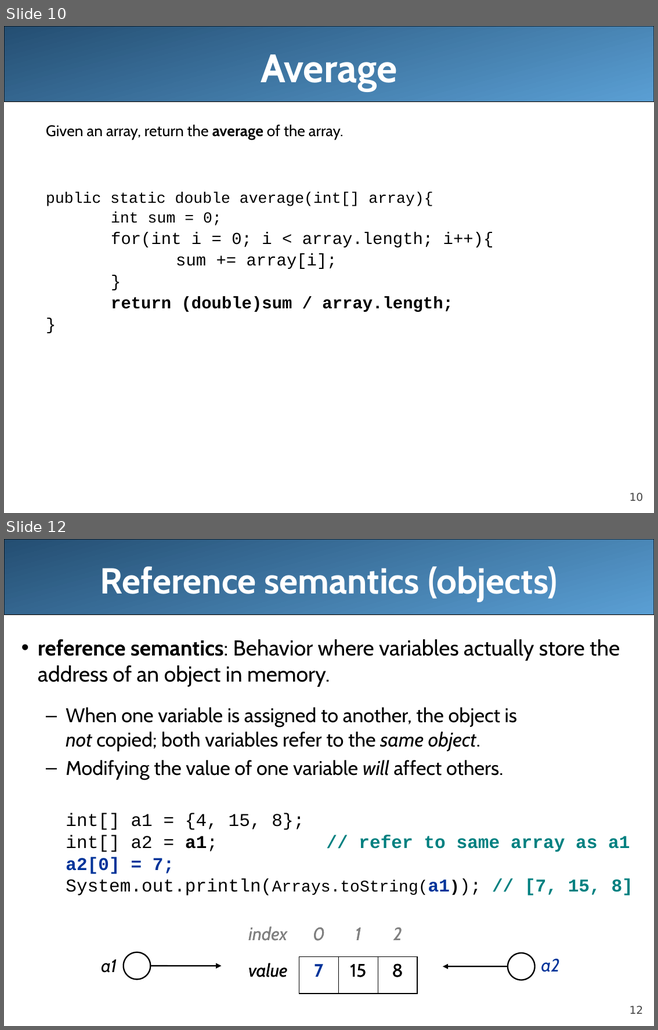
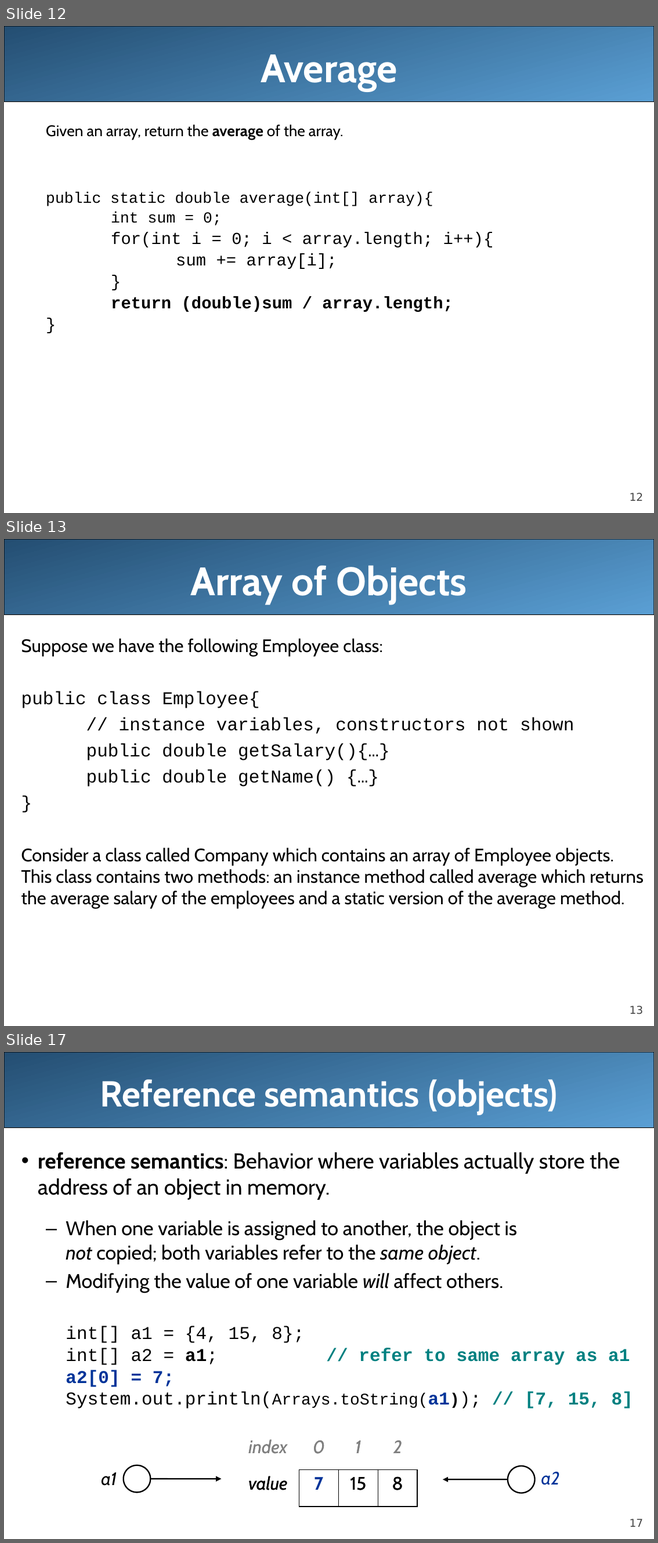
Before and after one commit to LongBaoNguyen/longbaonguyen.github.io, a slide deck: courses/apcsa/lecture17.ppt. Shown one above the other, each under a label of ours: slides 10 and 12 before the commit, slides 12, 13 and 17 after it; the slides between them are not shown. The pictures are 658x1030 and 658x1543 pixels, drawn with LibreOffice and Linux fonts; fonts in the diff are those of the drawing. Boxes give left, top, right and bottom in pixels: in the first picture for what was removed or moved away, otherwise in the second. Text is boxed around its words. In the diff, an @@ line names an element or a change of style, - is before the commit and + after.

```diff
--- a/courses/apcsa/lecture17.ppt
+++ b/courses/apcsa/lecture17.ppt
@@ slide 13 added at (x1=4, y1=539, x2=654, y2=1026), background #FFFFFF; not listed: 2 template elements that a slide beside it also shows @@
@@ title added at (x1=191, y1=565, x2=466, y2=604), 44 pt, text #FFFFFF, bold @@
+Array of Objects
@@ text added at (x1=21, y1=638, x2=643, y2=909), 20 pt, text #000000 @@
+Suppose we have the following Employee class:
+public class Employee{
+// instance variables, constructors not shown
+public double getSalary(){…}
+public double getName() {…}
+}
+Consider a class called Company which contains an array of Employee objects. This class contains two methods: an instance method called average which returns the average salary of the employees and a static version of the average method.
@@ what was slide 10 is now slide 12 @@
@@ page number at (x1=629, y1=493, x2=643, y2=501): text changed @@
-10
+12
@@ what was slide 12 is now slide 17 @@
@@ page number at (x1=629, y1=1519, x2=643, y2=1527): text changed @@
-12
+17
```
Also in this commit, not shown: 4 other slides added, 2 other files.
